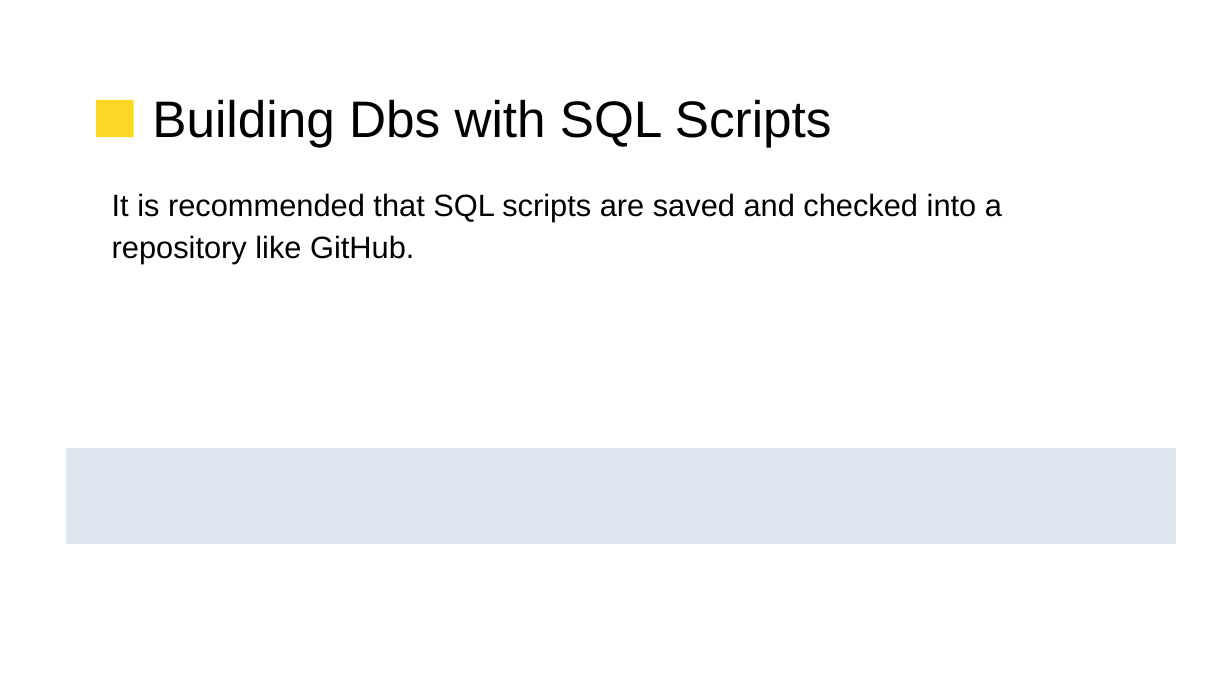
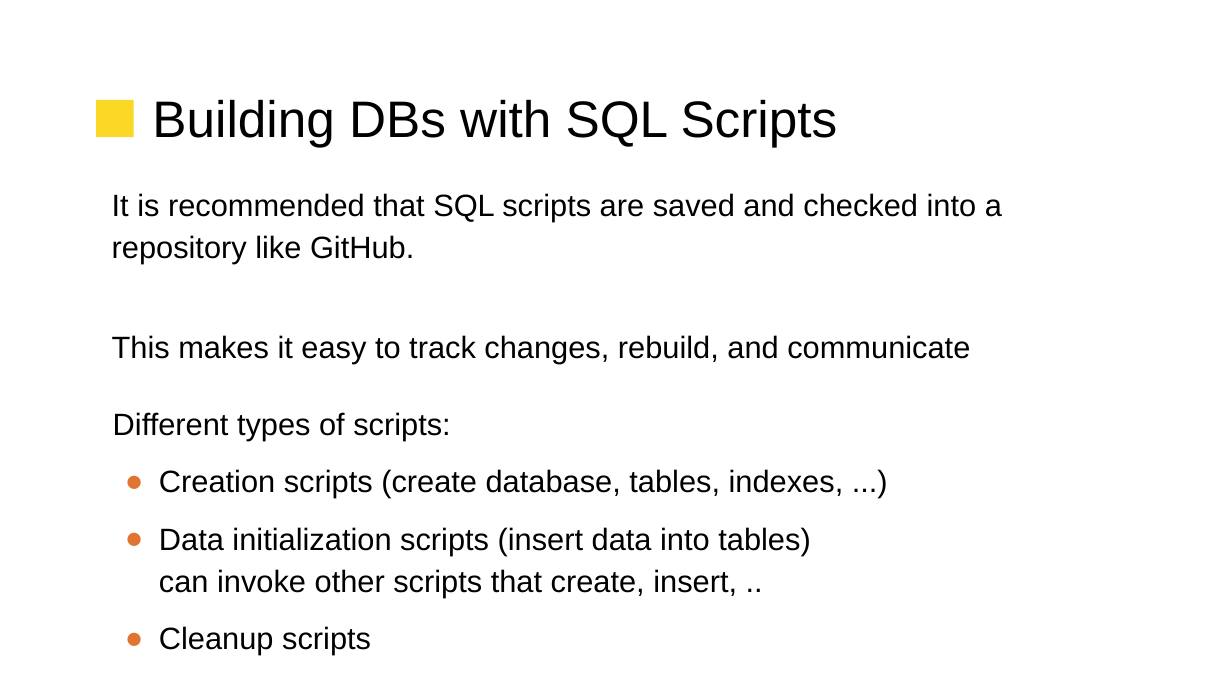
Before and after one commit to UVADS/data_engineering, a slide deck: slide 11 of database_sw_kills/db_build.pptx. Drawn at 1232x693 pixels with LibreOffice and Linux fonts; fonts in the diff are those of the drawing; background and template pictures are left out. Boxes give left, top, right and bottom in pixels: in the first picture for what was removed or moved away, otherwise in the second. Text is boxed around its words. In the diff, an @@ line names an element or a change of style, - is before the commit and + after.

Commit message:
added slides

```diff
--- a/database_sw_kills/db_build.pptx
+++ b/database_sw_kills/db_build.pptx
@@ text at (152, 99, 838, 147): text changed @@
-Building Dbs with SQL Scripts
+Building DBs with SQL Scripts
@@ text at (112, 335, 970, 363): paragraph added @@
+This makes it easy to track changes, rebuild, and communicate
@@ text added at (113, 412, 844, 655), 18 pt, text #000000 @@
+Different types of scripts:
+● Creation scripts (create database, tables, indexes, ...)
+● Data initialization scripts (insert data into tables)
+  can invoke other scripts that create, insert, ..
+● Cleanup scripts
@@ table removed at (65, 447, 1177, 693), 1 rows, 1 columns @@
-
@@ table added at (1170, 530, 1200, 545), 1 rows, 1 columns @@
+
```
Also in this commit, not shown: 2 other slides changed, 1 slide added.
